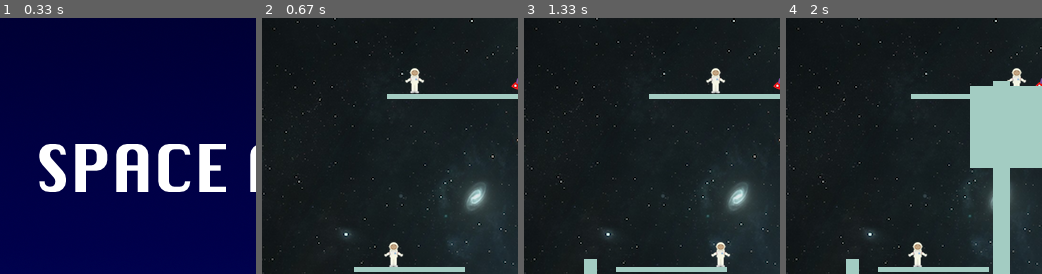
Above: before the commit, frames 1-4 (left to right).
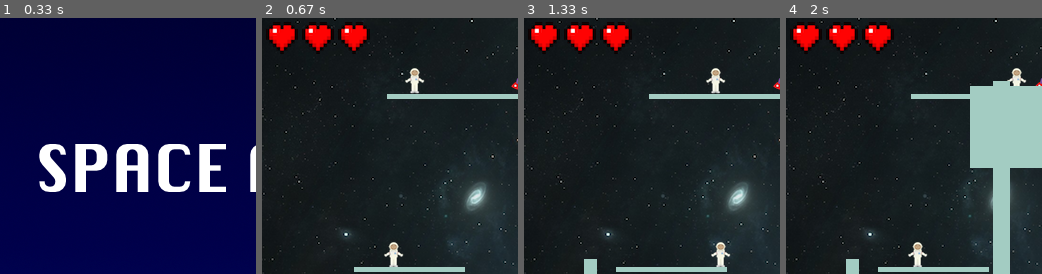
Above: after the commit, the same moments.

Repository: ezfe/Space-Attack
Game: pygame game, started from Space-Attack/main.py
The game is run twice, just before and just after one commit, with the same random seed, the same clock (stepped at 60 frames per second) and the same inputs.
Inputs (mouse positions are % of the whole screen's width and height, from its top left):
- Up to frame 1 (0.33 s): no input
- Up to frame 2 (0.67 s): tap Space at 0.33 s
- Up to frame 3 (1.33 s): press the mouse at (12, 84) at 0.7 s; move the mouse to (13, 65) at 0.8 s; release the mouse at (14, 47) at 0.93 s; press the mouse at (52, 13) at 1.03 s; move the mouse to (44, 21) at 1.13 s; release the mouse at (36, 29) at 1.27 s
- Up to frame 4 (2 s): press the mouse at (40, 12) at 1.37 s; move the mouse to (42, 34) at 1.47 s; release the mouse at (44, 55) at 1.6 s; press the mouse at (66, 46) at 1.7 s; move the mouse to (39, 47) at 1.8 s; release the mouse at (13, 47) at 1.93 s
The pictures show only the part of the screen within x 0-50%, y 0-50%; the shares and areas given below are measured in that part.

Frame 1 is identical in both runs. In frame 2, 2.3% of the frame differs, in the area x 2-42%, y 1-13%; in frame 3, 2.3%; in frame 4, 2.3%.

Commit message:
Deathly Death

Diff:
--- a/Space-Attack/main.py
+++ b/Space-Attack/main.py
@@ -41,6 +41,9 @@
     editorGoalSprite = None
     editorPlayer1Sprite = None
     editorPlayer2Sprite = None
+
+    #Hearts
+    lives = 3
 
     # Initializer for App
     def __init__(self):
@@ -159,6 +162,13 @@
         pass
 
     def die(self):
+        if self.lives > 1:
+            self.lives -= 1
+        else:
+            self.lives = 3
+            self.loadLevel(1)
+            return
+
         self.backgroundImage.setImage("images/deathscreen.png")
         self.clearLevel()
         set_timeout(self.loadSameLevel,2)
@@ -203,6 +213,18 @@
         self.clearLevel()
 
         # Initialize variables
+
+        if self.lives >= 1:
+            self.heart1 = Heart(4, 4, self.spritegroup)
+
+        if self.lives >= 2:
+            self.heart2 = Heart(40, 4, self.spritegroup)
+
+        if self.lives >= 3:
+            self.heart3 = Heart(76, 4, self.spritegroup)
+
+        print(self.lives >= 1)
+
         self.player = Player(self.level['spawn']['player1']['x'], self.level['spawn']['player1']['y'],20,21,self.spritegroup,K_d,K_a,K_w,"green")
         self.player2 = Player(self.level['spawn']['player2']['x'], self.level['spawn']['player2']['y'],20,21,self.spritegroup,K_RIGHT,K_LEFT,K_UP,"orange")
 
@@ -230,12 +252,10 @@
     """
     Class for the walls
     """
-    def __init__(self, x, y, width, height, actor_list):
-        super().__init__(x, y, width, height, actor_list)
-
     def setImage(self, image):
         self.image = pygame.image.load(image).convert_alpha()
         self.dirty = 1
+
     def getCenterCoordinates(self):
         return (self.width/2 + self.x, self.height/2 + self.y)
 
@@ -287,14 +307,26 @@
     """
     Class to show the background
     """
-    def __init__(self, x, y, width, height, actor_list):
-        super().__init__(x, y, width, height, actor_list)
-
     def setImage(self, image):
         """
         Load the supplied image path as the background
         """
         self.image = pygame.image.load(image).convert()
+        self.dirty = 1
+
+class Heart(Actor):
+    """
+    Class to show the background
+    """
+    def __init__(self, x1, y1, actor_list):
+        super().__init__(x1, y1, 32, 32, actor_list)
+        self.setImage("images/heart.png")
+
+    def setImage(self, image):
+        """
+        Load the supplied image path as the background
+        """
+        self.image = pygame.image.load(image).convert_alpha()
         self.dirty = 1
 
 class PowerUp(Actor):
@@ -380,9 +412,11 @@
             return
 
         if self.y <= 0:
-            self.setImage("images/{}-alien-offscreen.png".format(self.playerColor))
+            #self.setImage("images/{}-alien-offscreen.png".format(self.playerColor))
+            pass
         else:
-            self.setImage("images/{}-alien.png".format(self.playerColor))
+            #self.setImage("images/{}-alien.png".format(self.playerColor))
+            pass
 
         # Go through effects and update them
         for effect in self.effects:
--- a/Space-Attack/pygameapp.py
+++ b/Space-Attack/pygameapp.py
@@ -47,6 +47,7 @@
         """
         self.fps = fps
         running = True
+
         # repeat the display loop
         while running:
             # get events
Binary file added: Original Images/heart.png
Binary file added: Space-Attack/images/heart.png
